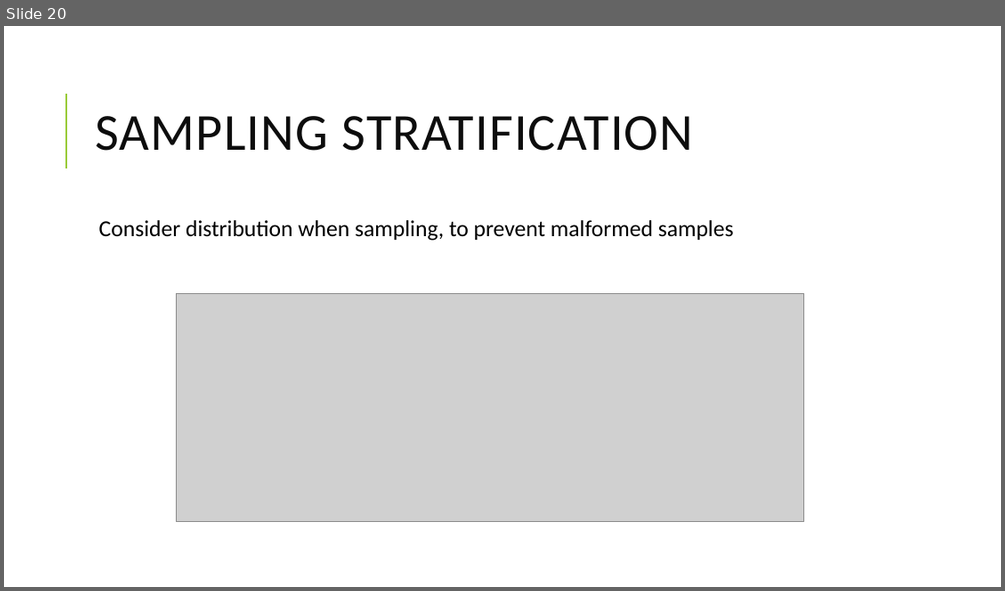
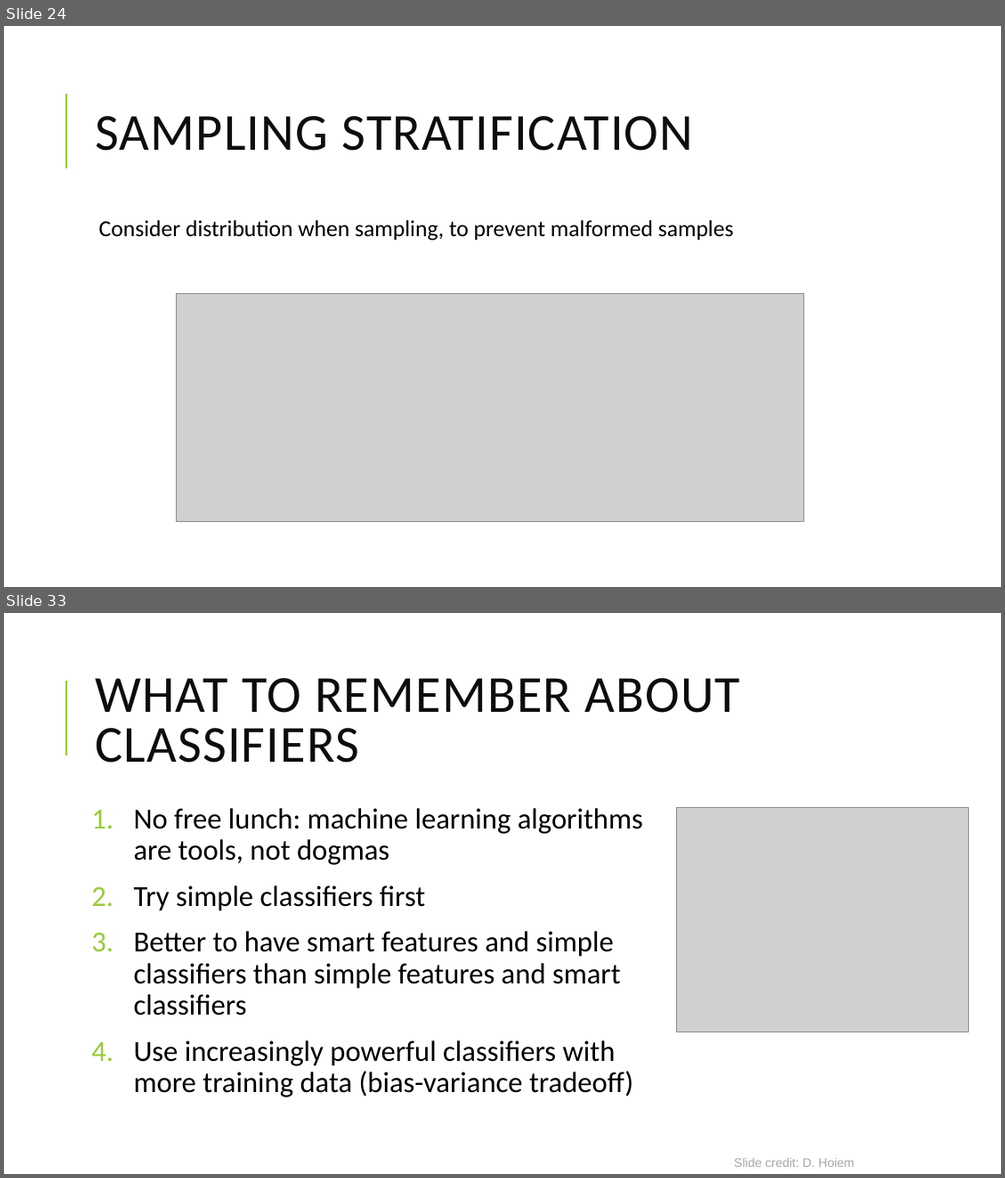
Before and after one commit to yaniv63/applied-data-science, a slide deck: Applied Data Science - 07 Machine Learning in Python.pptx. Shown one above the other, each under a label of ours: slide 20 before the commit, slides 24 and 33 after it; the slides between them are not shown. The pictures are 1005x591 and 1005x1178 pixels, drawn with LibreOffice and Linux fonts; fonts in the diff are those of the drawing; grey boxes stand for pictures. Boxes give left, top, right and bottom in pixels: in the first picture for what was removed or moved away, otherwise in the second. Text is boxed around its words. In the diff, an @@ line names an element or a change of style, - is before the commit and + after.

```diff
--- a/Applied Data Science - 07 Machine Learning in Python.pptx
+++ b/Applied Data Science - 07 Machine Learning in Python.pptx
@@ slide 33 added at box(4, 613, 1001, 1174), background #FFFFFF; not listed: 1 template element that a slide beside it also shows @@
@@ title added at box(95, 678, 740, 763), 50 pt, text #0D0D0D @@
+WHAT TO REMEMBER ABOUT CLASSIFIERS
@@ text added at box(134, 808, 643, 1097), 28 pt, text #000000 @@
+1. No free lunch: machine learning algorithms are tools, not dogmas
+2. Try simple classifiers first
+3. Better to have smart features and simple classifiers than simple features and smart classifiers
+4. Use increasingly powerful classifiers with more training data (bias-variance tradeoff)
@@ picture added at box(677, 807, 969, 1032) @@
@@ text added at box(734, 1158, 854, 1167), 12 pt, text #A6A6A6 @@
+Slide credit: D. Hoiem
@@ what was slide 20 is now slide 24 @@
```
Also in this commit, not shown: 1 slide changed, 15 other slides added, 1 slide removed, 7 other files.
